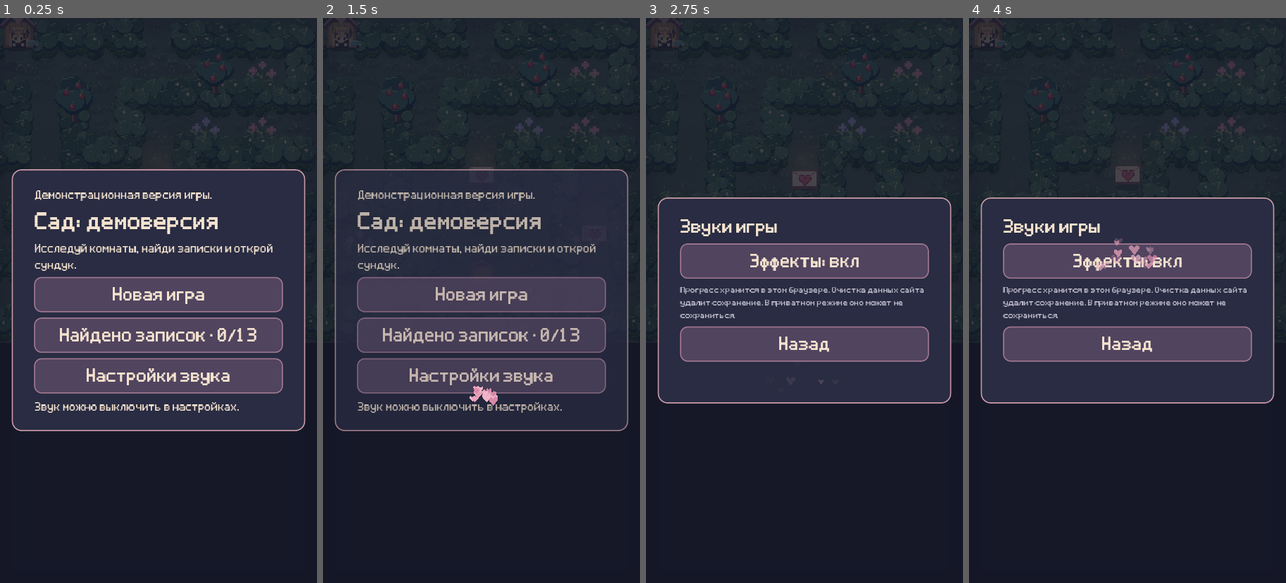
Above: before the commit, frames 1-4 (left to right).
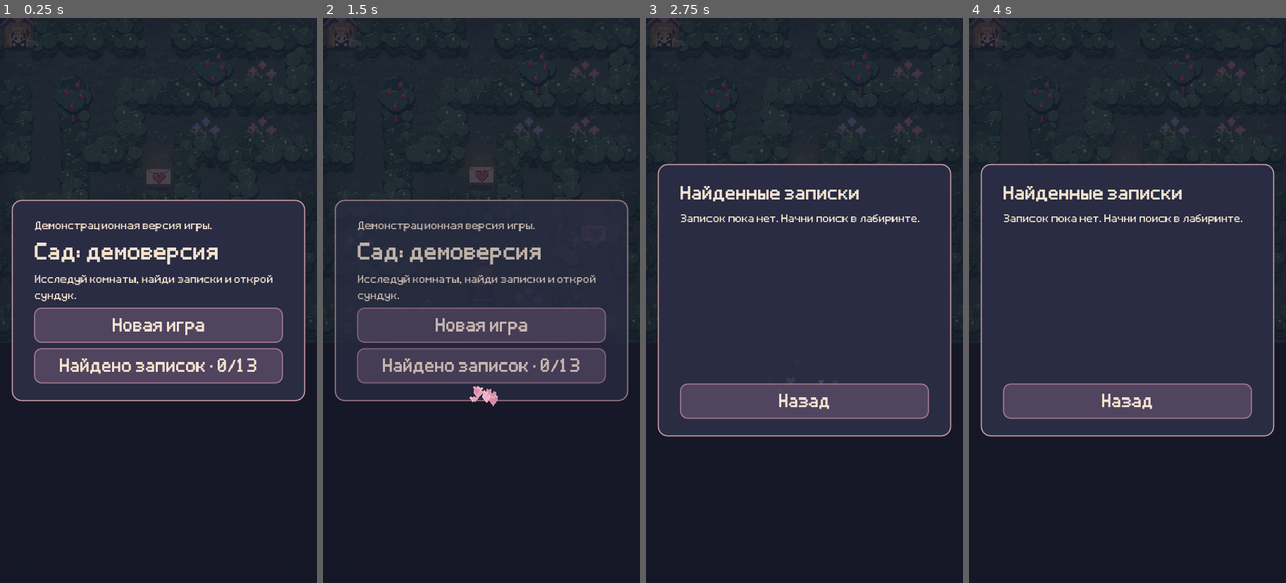
Above: after the commit, the same moments.

Repository: NQUAREx/dina-lovely
Game: Godot game, scene res://main.tscn
Same seed, same stepped clock (60 frames per second), same inputs: the game is played once before the commit and once after it. Sound files missing from this copy of the repository are replaced by a short silence.
Inputs (mouse positions are in pixels of both pictures, inside the frame that each line leads up to):
- Up to frame 1 (0.25 s): no input
- Up to frame 2 (1.5 s): click "Найдено записок · 0/13" at 0.5 s; click "Назад" at 1.25 s
- Up to frame 3 (2.75 s): click (804, 373) at 2 s, where only the run before the commit has a clickable "Настройки звука"
- Up to frame 4 (4 s): click (1127, 260) at 2.75 s, where only the run before the commit has a clickable "Эффекты: вкл"; click (1127, 260) at 3.5 s, where only the run before the commit has a clickable "Эффекты: выкл"

The runs differ from the first frame. In frame 1, 19% of the frame differs, in the area x 3-97%, y 26-74%; in frame 2, 15%; in frame 3, 22%; in frame 4, 22%, in the area x 3-97%, y 25-75%.

Commit message:
Refine button feedback and remove sound settings

Diff:
--- a/scripts/game.gd
+++ b/scripts/game.gd
@@ -369,13 +369,28 @@
 	b.add_theme_stylebox_override("hover", panel_style(Color("70536e"), PINK))
 	b.add_theme_stylebox_override("pressed", panel_style(Color("97677d"), CREAM))
 	b.resized.connect(fit_button_text.bind(b))
+	b.gui_input.connect(track_ui_button_pointer.bind(b))
 	b.pressed.connect(ui_button_hearts.bind(b))
 	b.pressed.connect(callback)
 	return b
 
+func track_ui_button_pointer(event:InputEvent,control:Button)->void:
+	var pressed:=false
+	var point:=Vector2.ZERO
+	if event is InputEventMouseButton and event.pressed:
+		pressed=true;point=event.position
+	elif event is InputEventScreenTouch and event.pressed:
+		pressed=true;point=event.position
+	if pressed:
+		control.set_meta("heart_click_position",control.get_global_transform_with_canvas()*point)
+		control.set_meta("heart_click_time",Time.get_ticks_msec())
+
 func ui_button_hearts(control:Button)->void:
 	if control==action_button or not is_instance_valid(ui_hearts):return
-	ui_hearts.emit_at(control.get_global_rect().get_center())
+	var point:=control.get_global_rect().get_center()
+	if control.has_meta("heart_click_time") and Time.get_ticks_msec()-int(control.get_meta("heart_click_time"))<1500:
+		point=control.get_meta("heart_click_position")
+	ui_hearts.emit_at(point)
 
 func fit_button_text(control: Button) -> void:
 	var available_width := maxf(1, control.size.x - control.get_theme_stylebox("normal").get_minimum_size().x - 4)
@@ -598,9 +613,7 @@
 	elif save_data.started: box.add_child(button(tx("continue_game"), resume_game))
 	box.add_child(button(tx("new_game"), confirm_new if save_data.started else new_game))
 	box.add_child(button(tx("collected_letters_prefix") + tx("journal_count").format({"count":save_data.letters.size(),"total":content.letters.size()}), show_journal))
-	box.add_child(button(tx("sound_settings"), show_settings))
 	if save_data.finished: box.add_child(button(tx("replay_card"), show_card))
-	box.add_child(label(tx("sound_hint"), 18, CREAM))
 	hud.visible = playing
 
 func confirm_new() -> void:
@@ -690,13 +703,6 @@
 	box.add_child(label(tx("gate_key_intro"),18,CREAM))
 	box.add_child(label(tx("controls_help"),18,CREAM))
 	box.add_child(button(tx("begin_room"),func():clear_modal();hud.show()))
-
-func show_settings() -> void:
-	var box := modal_box(550, 350)
-	box.add_child(label(tx("sound_settings_title"), 28, CREAM, true))
-	box.add_child(button(tx("effects_prefix") + (tx("sound_on") if sound_on else tx("sound_off")), func(): sound_on = not sound_on; persist(); show_settings()))
-	box.add_child(label(tx("storage_help"), 14, Color("c1bdce")))
-	box.add_child(button(tx("back"), show_menu))
 
 func show_journal() -> void:
 	var box := modal_box(670, 460)
@@ -1918,7 +1924,7 @@
 		for i in range(enemies.size()-1,-1,-1):
 			var diff:Vector2=enemies[i].pos-player
 			if enemies[i].state!="spawn" and diff.length()<67 and aim.dot(diff.normalized())>.05:
-				damage_enemy(i,12,diff.normalized()*12);hit=true
+				damage_enemy(i,8,diff.normalized()*12);hit=true
 		if hit:sfx("punch_hit")
 	elif weapon=="sword":
 		var contact:=false
--- a/scripts/letter_view.gd
+++ b/scripts/letter_view.gd
@@ -90,6 +90,7 @@
     close_button.flat = true
     close_button.position = Vector2(400, 8)
     close_button.size = Vector2(60, 60)
+    close_button.gui_input.connect(game.track_ui_button_pointer.bind(close_button))
     close_button.pressed.connect(game.ui_button_hearts.bind(close_button))
     close_button.pressed.connect(close)
     paper.add_child(close_button)
Not shown, removed: docs/game.79db83347816.pck
Not shown, added: docs/game.f4da80cdd8da.pck
Not shown, changed: docs/index.pck
